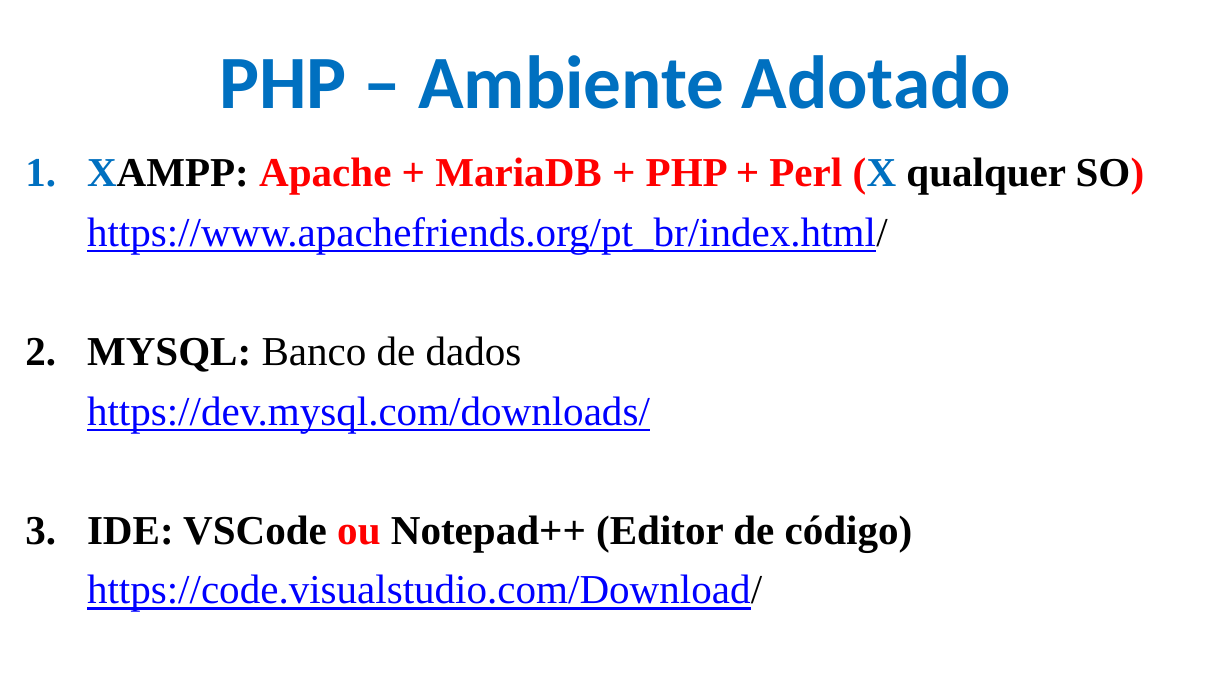
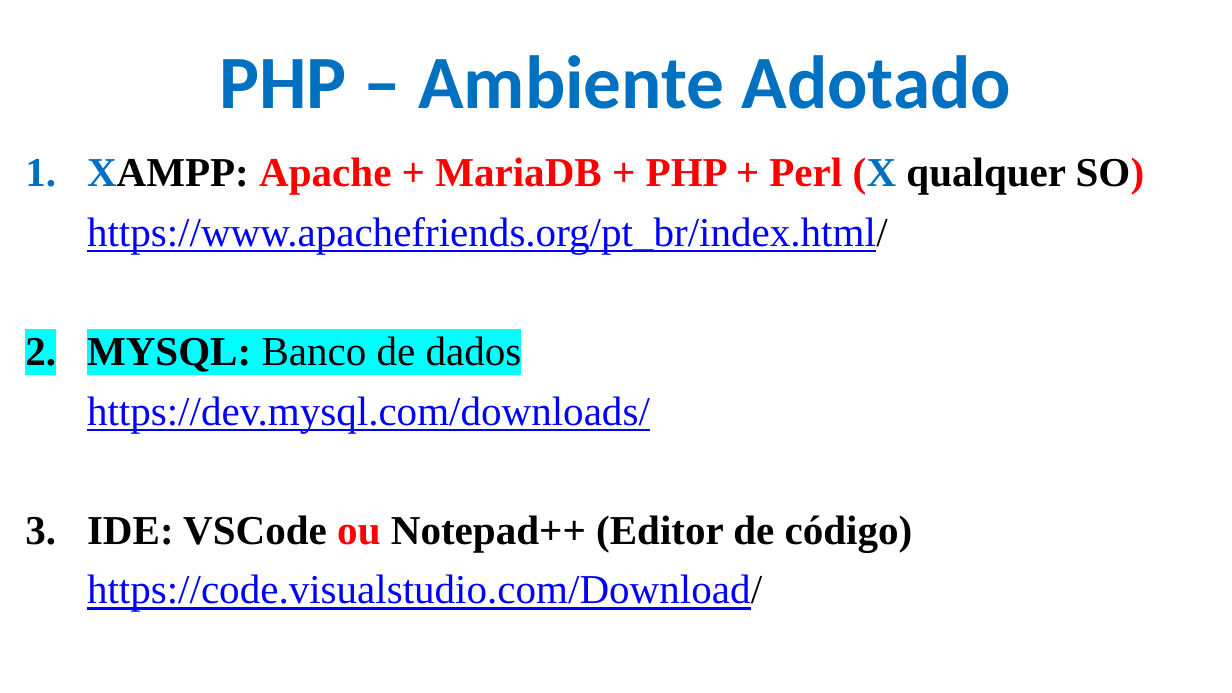
Before and after one commit to CloudEducationBrazil/WydenDesenvolvimentoWebPHP, a slide deck: slide 11 of 01 Classes/Aula 12 e 13 Desenvolvimento Web PHP - PHP.pptx. Drawn at 1232x693 pixels with LibreOffice and Linux fonts; fonts in the diff are those of the drawing; background and template pictures are left out. Boxes give left, top, right and bottom in pixels: in the first picture for what was removed or moved away, otherwise in the second. Text is boxed around its words. In the diff, an @@ line names an element or a change of style, - is before the commit and + after.

```diff
--- a/01 Classes/Aula 12 e 13 Desenvolvimento Web PHP - PHP.pptx
+++ b/01 Classes/Aula 12 e 13 Desenvolvimento Web PHP - PHP.pptx
@@ text at <box>87,333,522,373</box>: highlight none to #00FFFF in "MYSQL: Banco de dados" @@
```
Also in this commit, not shown: 8 other slides changed.
